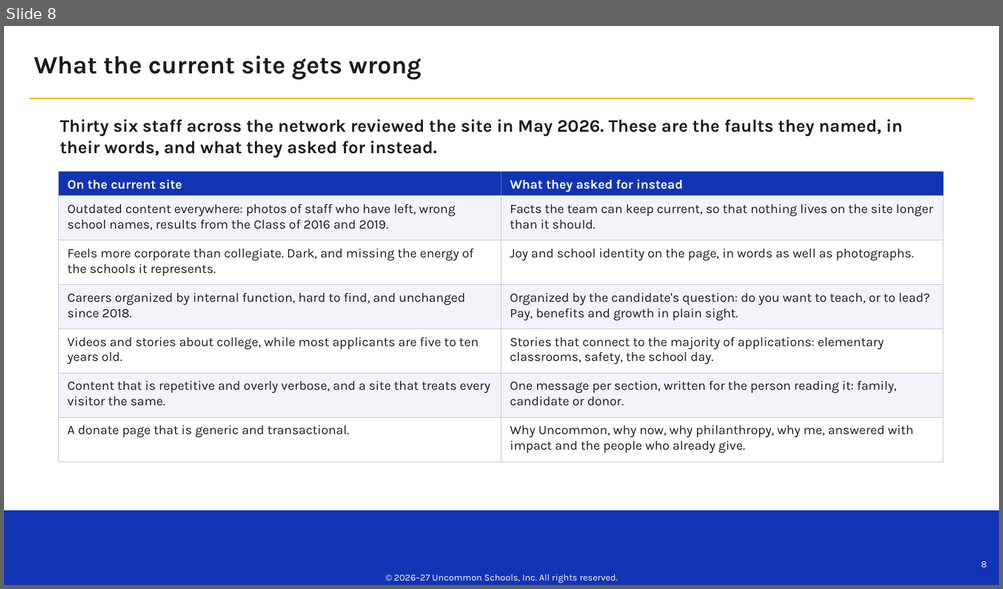
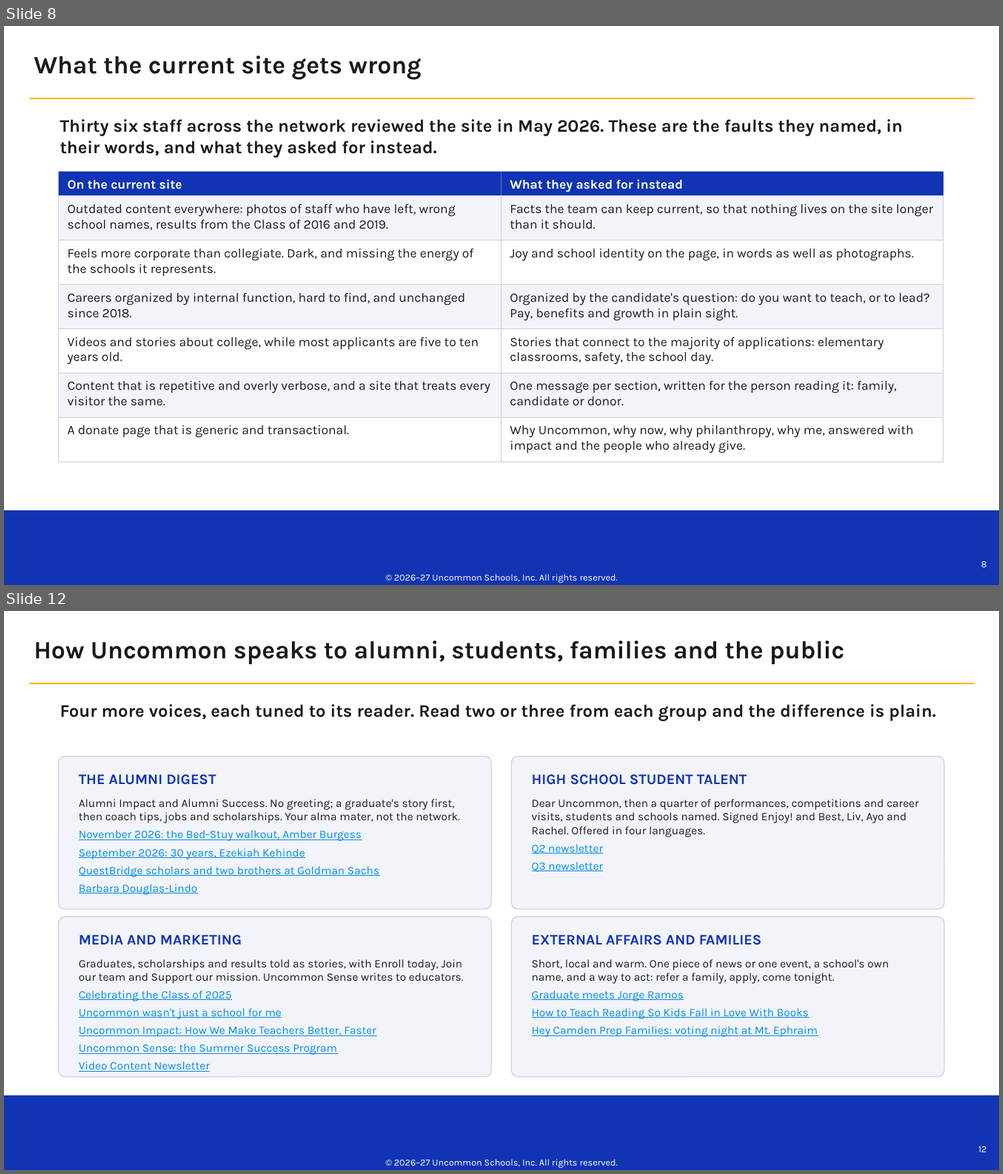
Before and after one commit to Uncommon-Schools/campaigns, a slide deck: website-redesign-2026/brand-voice/Uncommon Schools Brand Voice.pptx. Shown one above the other, each under a label of ours: slide 8 before the commit, slides 8 and 12 after it; the slides between them are not shown. The pictures are 1003x589 and 1003x1174 pixels, drawn with LibreOffice and Linux fonts; fonts in the diff are those of the drawing; background and template pictures are left out. Boxes give left, top, right and bottom in pixels: in the first picture for what was removed or moved away, otherwise in the second. Text is boxed around its words. In the diff, an @@ line names an element or a change of style, - is before the commit and + after.

```diff
--- a/website-redesign-2026/brand-voice/Uncommon Schools Brand Voice.pptx
+++ b/website-redesign-2026/brand-voice/Uncommon Schools Brand Voice.pptx
@@ slide 12 added at [4, 611, 999, 1170], background #FFFFFF; not listed: 4 template elements that a slide beside it also shows @@
@@ text added at [34, 641, 844, 664], 24 pt, text #1A1A1A, bold @@
+How Uncommon speaks to alumni, students, families and the public
@@ text added at [60, 704, 936, 721], 17 pt, text #1A1A1A, bold @@
+Four more voices, each tuned to its reader. Read two or three from each group and the difference is plain.
@@ rounded rectangle added at [59, 757, 491, 909], fill #F2F4FA, outline #C9CED8 0.75 pt @@
@@ rounded rectangle added at [512, 757, 944, 909], fill #F2F4FA, outline #C9CED8 0.75 pt @@
@@ text added at [79, 775, 216, 785], 14 pt, text #1034B3, bold @@
+THE ALUMNI DIGEST
@@ text added at [532, 775, 747, 785], 14 pt, text #1034B3, bold @@
+HIGH SCHOOL STUDENT TALENT
@@ text added at [79, 799, 460, 895], 11 pt, text #008CEA, underline @@
+Alumni Impact and Alumni Success. No greeting; a graduate's story first, then coach tips, jobs and scholarships. Your alma mater, not the network.
+November 2026: the Bed-Stuy walkout, Amber Burgess
+September 2026: 30 years, Ezekiah Kehinde
+QuestBridge scholars and two brothers at Goldman Sachs
+Barbara Douglas-Lindo
@@ text added at [532, 799, 918, 872], 11 pt, text #1A1A1A @@
+Dear Uncommon, then a quarter of performances, competitions and career visits, students and schools named. Signed Enjoy! and Best, Liv, Ayo and Rachel. Offered in four languages.
+Q2 newsletter
+Q3 newsletter
@@ rounded rectangle added at [59, 917, 491, 1077], fill #F2F4FA, outline #C9CED8 0.75 pt @@
@@ rounded rectangle added at [512, 917, 944, 1077], fill #F2F4FA, outline #C9CED8 0.75 pt @@
@@ text added at [79, 935, 242, 945], 14 pt, text #1034B3, bold @@
+MEDIA AND MARKETING
@@ text added at [532, 935, 762, 945], 14 pt, text #1034B3, bold @@
+EXTERNAL AFFAIRS AND FAMILIES
@@ text added at [79, 960, 464, 1072], 11 pt, text #008CEA, underline @@
+Graduates, scholarships and results told as stories, with Enroll today, Join our team and Support our mission. Uncommon Sense writes to educators.
+Celebrating the Class of 2025
+Uncommon wasn't just a school for me
+Uncommon Impact: How We Make Teachers Better, Faster
+Uncommon Sense: the Summer Success Program
+Video Content Newsletter
@@ text added at [532, 960, 888, 1037], 11 pt, text #008CEA, underline @@
+Short, local and warm. One piece of news or one event, a school's own name, and a way to act: refer a family, apply, come tonight.
+Graduate meets Jorge Ramos
+How to Teach Reading So Kids Fall in Love With Books
+Hey Camden Prep Families: voting night at Mt. Ephraim
```
Also in this commit, not shown: 1 slide changed, 2 other slides added, 2 other files.
